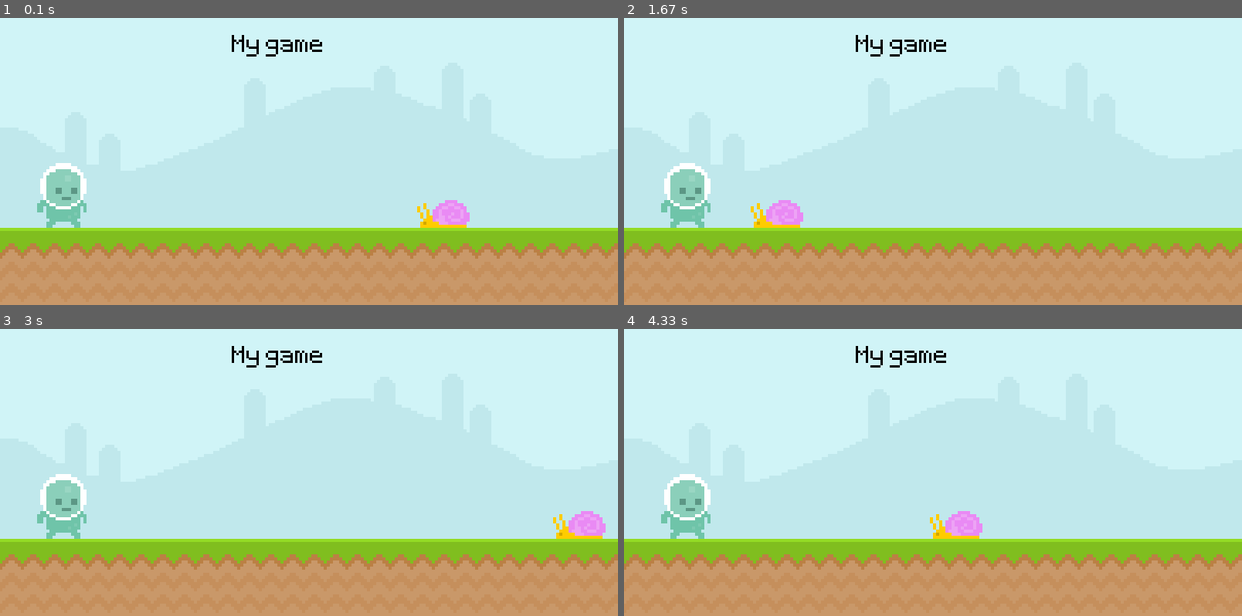
Above: before the commit, frames 1-4 (two rows, left to right).
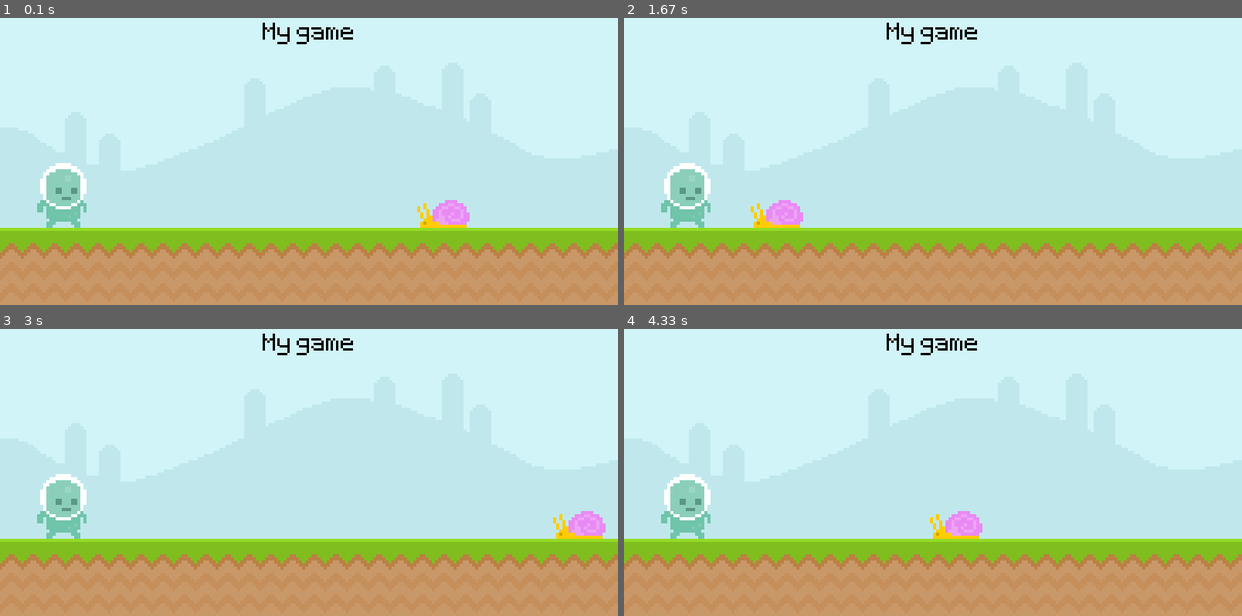
Above: after the commit, the same moments.

Repository: KendyCode/learn_pygame
Game: pygame game, started from main.py
The game is run twice, just before and just after one commit, with the same random seed, the same clock (stepped at 60 frames per second) and the same inputs.
Inputs:
- Up to frame 1 (0.1 s): no input
- Up to frame 2 (1.67 s): no input
- Up to frame 3 (3 s): no input
- Up to frame 4 (4.33 s): no input

The runs differ from the first frame. In frame 1, 0.6% of the frame differs, in the area x 37-58%, y 1-14%; in frame 2, 0.6%; in frame 3, 0.6%; in frame 4, 0.6%.

Commit message:
centrer le score avec un rectangle

Diff:
--- a/main.py
+++ b/main.py
@@ -11,7 +11,8 @@
 sky_surface = pygame.image.load("graphics/Sky.png").convert()
 ground_surface = pygame.image.load("graphics/ground.png").convert()
 #Antialisa en False puisque on va faire du pixel art sinon cest mieux de le mettre en True dans les autres cas
-text_surface = test_font.render("My game", False, "Black")
+score_surf = test_font.render("My game", False, "Black")
+score_rect = score_surf.get_rect(center=(400,50))
 
 snail_surf = pygame.image.load("graphics/snail/snail1.png").convert_alpha()
 snail_rect = snail_surf.get_rect(midbottom=(600,300))
@@ -39,7 +40,7 @@
     screen.blit(sky_surface,(0,0))
     screen.blit(ground_surface,(0,300))
 
-    screen.blit(text_surface,(300,50))
+    screen.blit(score_surf,score_rect)
 
     snail_rect.x -= 4
     if snail_rect.right <= 0:
